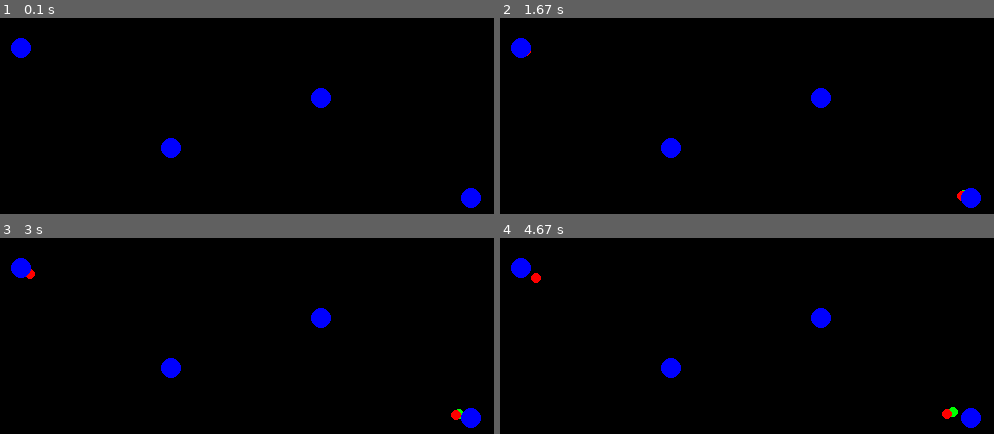
Above: before the commit, frames 1-4 (two rows, left to right).
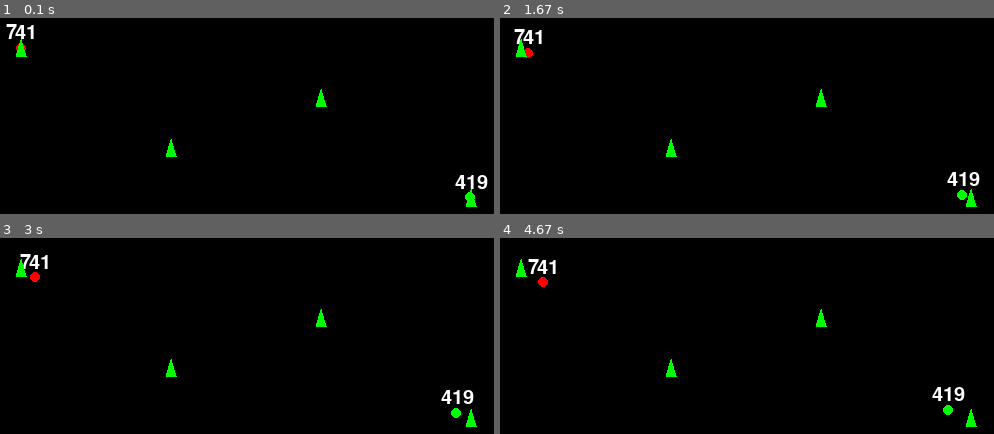
Above: after the commit, the same moments.

Repository: samimunir/Codebase-1.0
Game: pygame game, started from My Computer Science Projects/air-traffic-simulator/src/ATS.py
Two runs of this game, one before a commit and one after it. Both use one fixed random seed, a clock stepped at 60 frames per second and the inputs below.
Inputs:
- Up to frame 1 (0.1 s): no input
- Up to frame 2 (1.67 s): no input
- Up to frame 3 (3 s): no input
- Up to frame 4 (4.67 s): no input

The runs differ from the first frame. In frame 1, 1.8% of the frame differs, in the area x 1-99%, y 3-97%; in frame 2, 1.8%; in frame 3, 1.9%; in frame 4, 2.1%, in the area x 2-98%, y 10-97%.

Commit message:
drawing triangles for waypoints & improving logic

Diff:
--- a/My Computer Science Projects/air-traffic-simulator/src/ATS.py
+++ b/My Computer Science Projects/air-traffic-simulator/src/ATS.py
@@ -10,6 +10,14 @@
 #   - initializing pygame and setting the window size.
 #
 import pygame
+import pygame.font
+pygame.font.init()
+font = pygame.font.Font(None, 30)
+
+def draw_text(screen, text, color, position, font_size = 30):
+    font_obj = font.render(text, True, color)
+    text_rect = font_obj.get_rect(center = position)
+    screen.blit(font_obj, text_rect)
 # pygame.init()
 # screen_width = 800
 # screen_height = 600
@@ -41,12 +49,14 @@
 #       - flight_number
 import random
 
+MIN_SEPARATION_DISTANCE = 20
+
 class Aircraft:
     def __init__(self, position, speed, type, flight_number, route):
         self.position = position
         self.speed = speed
         self.type = type
-        self.flight_number = flight_number
+        self.flight_number = str(flight_number)
         self.route = route
 
 def spawn_aircraft(waypoints):
@@ -77,6 +87,8 @@
     return math.sqrt((x2 - x1) ** 2 + (y2 - y1) ** 2)
 
 def move_aircraft(aircraft, dt):
+    if len(aircraft.route) == 0:
+        return
     next_waypoint = aircraft.route[0]
     direction_vector = (next_waypoint[0] - aircraft.position[0], next_waypoint[1] - aircraft.position[1])
     magnitude = math.sqrt(sum(value ** 2 for value in direction_vector))
@@ -94,6 +106,29 @@
     color = aircraft_colors.get(aircraft.type, (255, 255, 255)) # Default white if type not found
     radius = 5
     pygame.draw.circle(screen, color, aircraft.position, radius)
+    text_pos = (aircraft.position[0], aircraft.position[1] - 15)
+    draw_text(screen, aircraft.flight_number, (255, 255, 255), text_pos, font_size = 20)
+
+def check_for_collisions(aircraft_list):
+    for i in range(len(aircraft_list)):
+        for j in range(i + 1, len(aircraft_list)):
+            aircraft_1 = aircraft_list[i]
+            aircraft_2 = aircraft_list[j]
+            distance_between = distance(aircraft_1.position, aircraft_2.position)
+            if distance_between < MIN_SEPARATION_DISTANCE:
+                print(f"Collision detected between aircraft {aircraft_1.flight_number} and {aircraft_2.flight_number}")
+                del aircraft_list[j]
+                break
+
+def draw_triangle(screen, position, radius, color):
+    angle = math.pi / 3
+    v1_x = position[0] + radius * math.cos(angle)
+    v1_y = position[1] + radius * math.sin(angle)
+    v2_x = position[0] - radius * math.cos(angle)
+    v2_y = position[1] + radius * math.sin(angle)
+    v3_x = position[0]
+    v3_y = position[1] - radius * math.sqrt(3) / 2
+    pygame.draw.polygon(screen, color, [(v1_x, v1_y), (v2_x, v2_y), (v3_x, v3_y)])
 
 def main():
     pygame.init()
@@ -116,13 +151,17 @@
             dt = clock.tick(120) / 1000.0
             move_aircraft(aircraft, dt)
             draw_aircraft(screen, aircraft)
+
+        check_for_collisions(aircraft_list)
+
         for waypoint in waypoints:
-            # Set the circle color to blue.
-            color = (0, 0, 255)
-            # Set the circle radius to 5px
-            radius = 10
-            # Draw the circle to represent the waypoint onto the map.
-            pygame.draw.circle(screen, color, waypoint, radius)
+            # # Set the circle color to blue.
+            # color = (0, 0, 255)
+            # # Set the circle radius to 5px
+            # radius = 10
+            # # Draw the circle to represent the waypoint onto the map.
+            # pygame.draw.circle(screen, color, waypoint, radius)
+            draw_triangle(screen, waypoint, 10, (0, 255, 0))
         # Update the entire screen after drawing all waypoints.
         pygame.display.flip()
         # Control animation speed (optional)
